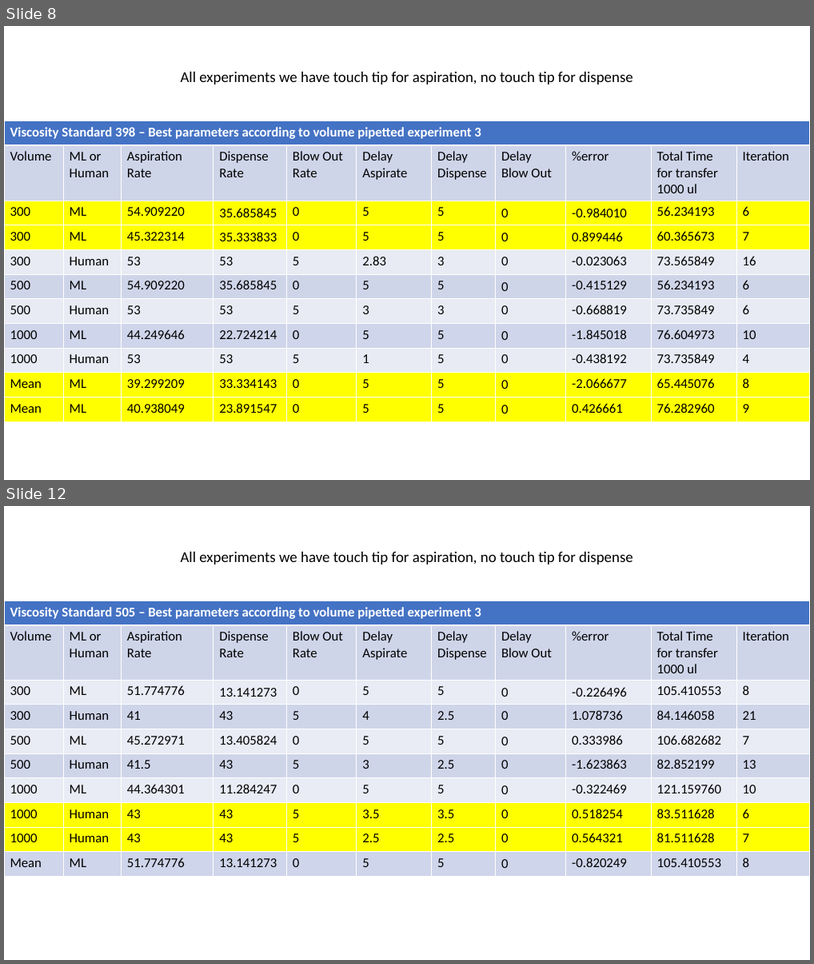
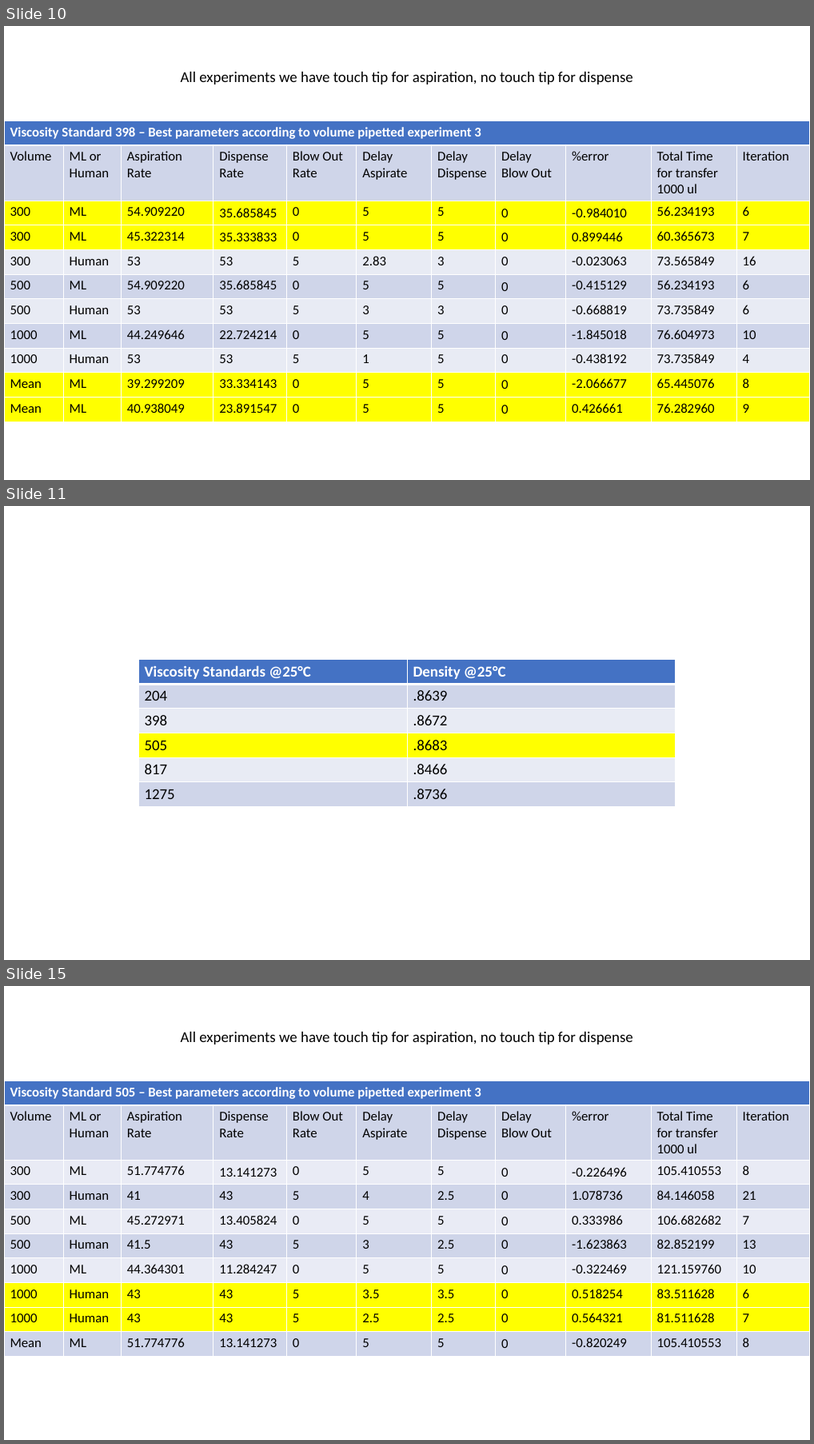
Before and after one commit to Quijanove/viscosity_liquid_transfer_Pablo, a slide deck: Opentrons_experiments/BOTorch_optimization/Shivam_Report/Graphs_updated.pptx. Shown one above the other, each under a label of ours: slides 8 and 12 before the commit, slides 10, 11 and 15 after it; the slides between them are not shown. The pictures are 814x964 and 814x1444 pixels, drawn with LibreOffice and Linux fonts; fonts in the diff are those of the drawing. Boxes give left, top, right and bottom in pixels: in the first picture for what was removed or moved away, otherwise in the second. Text is boxed around its words. In the diff, an @@ line names an element or a change of style, - is before the commit and + after.

Commit message:
Update to ppt

```diff
--- a/Opentrons_experiments/BOTorch_optimization/Shivam_Report/Graphs_updated.pptx
+++ b/Opentrons_experiments/BOTorch_optimization/Shivam_Report/Graphs_updated.pptx
@@ slide 11 added at [4,506,810,960], background #FFFFFF @@
@@ table added at [138,659,675,806], 6 rows, 2 columns @@
+Viscosity Standards @25°C | Density @25°C
+204 | .8639
+398 | .8672
+505 | .8683
+817 | .8466
+1275 | .8736
@@ what was slide 8 is now slide 10 @@
@@ what was slide 12 is now slide 15 @@
```
Also in this commit, not shown: 4 other slides added.
